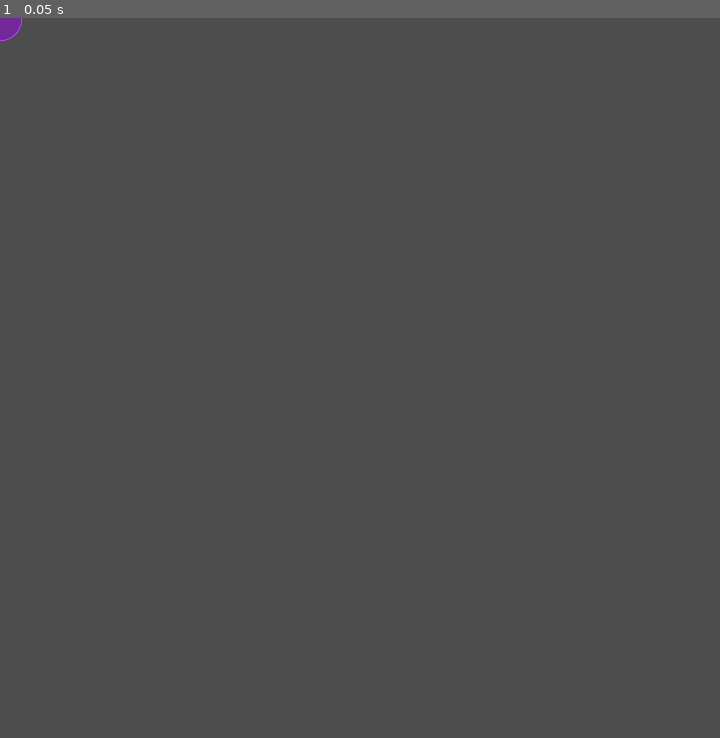
Above: before the commit, frame 1.
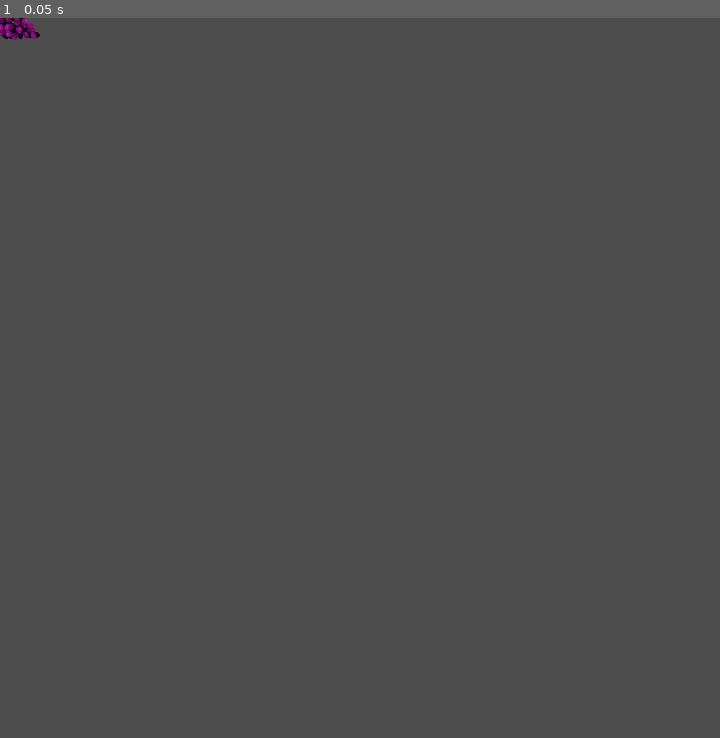
Above: after the commit, the same moment.

Repository: aceysmith/dad-jokes-irl
Game: Godot game, scene res://Wine/grape.tscn
Same seed, same stepped clock (60 frames per second), same inputs: the game is played once before the commit and once after it. This scene is started directly instead of the project's main scene.
Inputs:
- Up to frame 1 (0.05 s): no input

The runs differ from the first frame. In frame 1, 0.1% of the frame differs, in the area x 0-6%, y 0-4%.

Commit message:
Add wine assets

Diff:
--- a/Wine/grape.tscn
+++ b/Wine/grape.tscn
@@ -1,7 +1,7 @@
 [gd_scene load_steps=5 format=3 uid="uid://dlud8ju4fsxo8"]
 
 [ext_resource type="Script" path="res://Wine/grape.gd" id="1_185mw"]
-[ext_resource type="Texture2D" uid="uid://dd2vpouqprsvd" path="res://Wine/grape.png" id="1_xp23g"]
+[ext_resource type="Texture2D" uid="uid://b7gtpgntwnkr4" path="res://Wine/grapes.png" id="2_f5jgh"]
 [ext_resource type="Texture2D" uid="uid://ckyay126e4kjn" path="res://FishTank/fish-asset/speech-bubble-thought-bubble-comic-bubble-transparent-free-free-png.png" id="3_wujgj"]
 
 [sub_resource type="CircleShape2D" id="CircleShape2D_qbq2e"]
@@ -12,7 +12,7 @@
 
 [node name="Sprite" type="Sprite2D" parent="."]
 scale = Vector2(0.25, 0.25)
-texture = ExtResource("1_xp23g")
+texture = ExtResource("2_f5jgh")
 
 [node name="Collider" type="CollisionShape2D" parent="."]
 position = Vector2(0, 1)
--- a/Wine/wine.tscn
+++ b/Wine/wine.tscn
@@ -2,8 +2,8 @@
 
 [ext_resource type="PackedScene" uid="uid://bwkgq2rmtxyms" path="res://BaseJoke/base_joke.tscn" id="1_pwcq3"]
 [ext_resource type="Script" path="res://Wine/wine.gd" id="2_v744y"]
+[ext_resource type="Texture2D" uid="uid://dq8xl1avvdml0" path="res://Wine/wine_pun.png" id="3_dy72r"]
 [ext_resource type="Texture2D" uid="uid://bshkl0pbxoyvr" path="res://Wine/foot.png" id="3_laua7"]
-[ext_resource type="Texture2D" uid="uid://hy0mammh384p" path="res://Wine/landscape.jpg" id="3_r6tbf"]
 
 [sub_resource type="RectangleShape2D" id="RectangleShape2D_x6p6l"]
 size = Vector2(110, 86)
@@ -12,8 +12,8 @@
 script = ExtResource("2_v744y")
 
 [node name="Landscape" type="Sprite2D" parent="." index="3"]
-position = Vector2(362, 360)
-texture = ExtResource("3_r6tbf")
+position = Vector2(360, 360)
+texture = ExtResource("3_dy72r")
 
 [node name="Foot" type="Area2D" parent="." index="4"]
 unique_name_in_owner = true
Binary file removed: Wine/grape.png
Binary file added: Wine/grapes.png
Not shown, changed: Wine/grapes.png.import
Binary file removed: Wine/landscape.jpg
Binary file added: Wine/wine_pun.png
Not shown, changed: Wine/wine_pun.png.import
